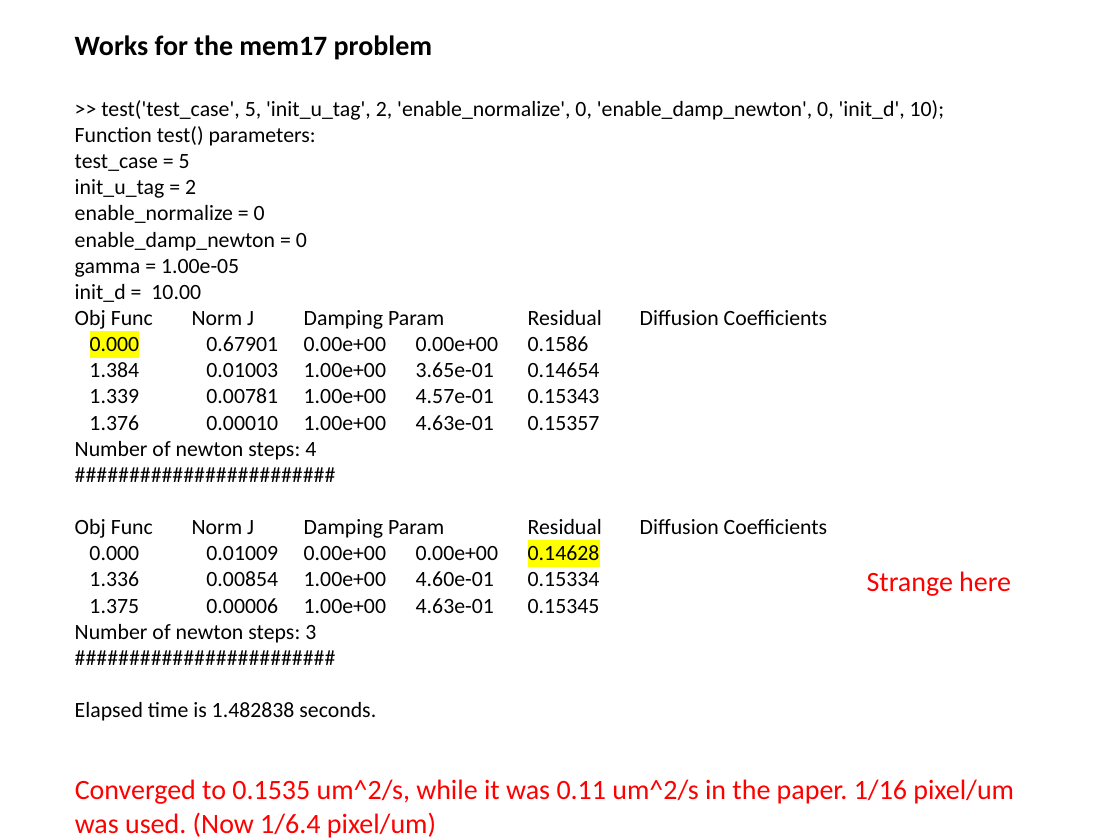
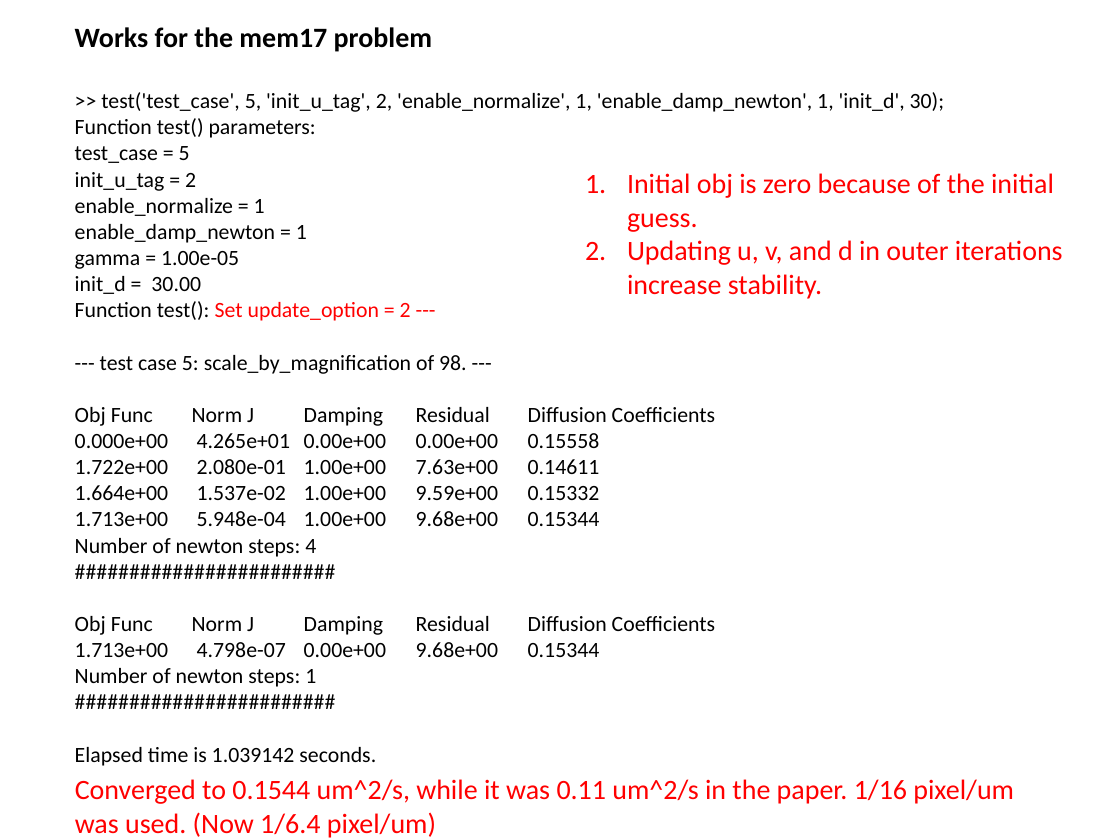
Before and after one commit to lu6007/opt-pde, a slide deck: slide 10 of doc/result_0404_2019.pptx. Drawn at 1120x840 pixels with LibreOffice and Linux fonts; fonts in the diff are those of the drawing. Boxes give left, top, right and bottom in pixels: in the first picture for what was removed or moved away, otherwise in the second. Text is boxed around its words. In the diff, an @@ line names an element or a change of style, - is before the commit and + after.

Commit message:
Added the utility function handle.

```diff
--- a/doc/result_0404_2019.pptx
+++ b/doc/result_0404_2019.pptx
@@ text at (101, 92, 945, 112): text changed @@
->> test('test_case', 5, 'init_u_tag', 2, 'enable_normalize', 0, 'enable_damp_newton', 0, 'init_d', 10);
+>> test('test_case', 5, 'init_u_tag', 2, 'enable_normalize', 1, 'enable_damp_newton', 1, 'init_d', 30);
@@ text added at (627, 173, 1063, 299), 18 pt, text #FF0000 @@
+1. Initial obj is zero because of the initial guess.
+2. Updating u, v, and d in outer iterations increase stability.
@@ text at (75, 198, 307, 243): text changed @@
-enable_normalize = 0
-enable_damp_newton = 0
+enable_normalize = 1
+enable_damp_newton = 1
@@ text at (75, 276, 467, 526): text changed @@
-init_d = 10.00
-Obj Func Norm J Damping Param Residual Diffusion Coefficients
-0.000 0.67901 0.00e+00 0.00e+00 0.1586
-1.384 0.01003 1.00e+00 3.65e-01 0.14654
-1.339 0.00781 1.00e+00 4.57e-01 0.15343
-1.376 0.00010 1.00e+00 4.63e-01 0.15357
+init_d = 30.00
+Function test(): Set update_option = 2 ---
+--- test case 5: scale_by_magnification of 98. ---
+Obj Func Norm J Damping Residual Diffusion Coefficients
+0.000e+00 4.265e+01 0.00e+00 0.00e+00 0.15558
+1.722e+00 2.080e-01 1.00e+00 7.63e+00 0.14611
+1.664e+00 1.537e-02 1.00e+00 9.59e+00 0.15332
+1.713e+00 5.948e-04 1.00e+00 9.68e+00 0.15344
@@ text removed at (867, 571, 1011, 596) @@
-Strange here
@@ text at (75, 616, 386, 687): text changed @@
-Obj Func Norm J Damping Param Residual Diffusion Coefficients
-0.000 0.01009 0.00e+00 0.00e+00 0.14628
-1.336 0.00854 1.00e+00 4.60e-01 0.15334
-1.375 0.00006 1.00e+00 4.63e-01 0.15345
-Number of newton steps: 3
+Obj Func Norm J Damping Residual Diffusion Coefficients
+1.713e+00 4.798e-07 0.00e+00 9.68e+00 0.15344
+Number of newton steps: 1
@@ text at (75, 747, 376, 766): text changed @@
-Elapsed time is 1.482838 seconds.
+Elapsed time is 1.039142 seconds.
@@ text at (75, 779, 1014, 838): text changed @@
-Converged to 0.1535 um^2/s, while it was 0.11 um^2/s in the paper. 1/16 pixel/um was used. (Now 1/6.4 pixel/um)
+Converged to 0.1544 um^2/s, while it was 0.11 um^2/s in the paper. 1/16 pixel/um was used. (Now 1/6.4 pixel/um)
```
Also in this commit, not shown: 5 other slides changed, 2 slides removed, 4 other files.
